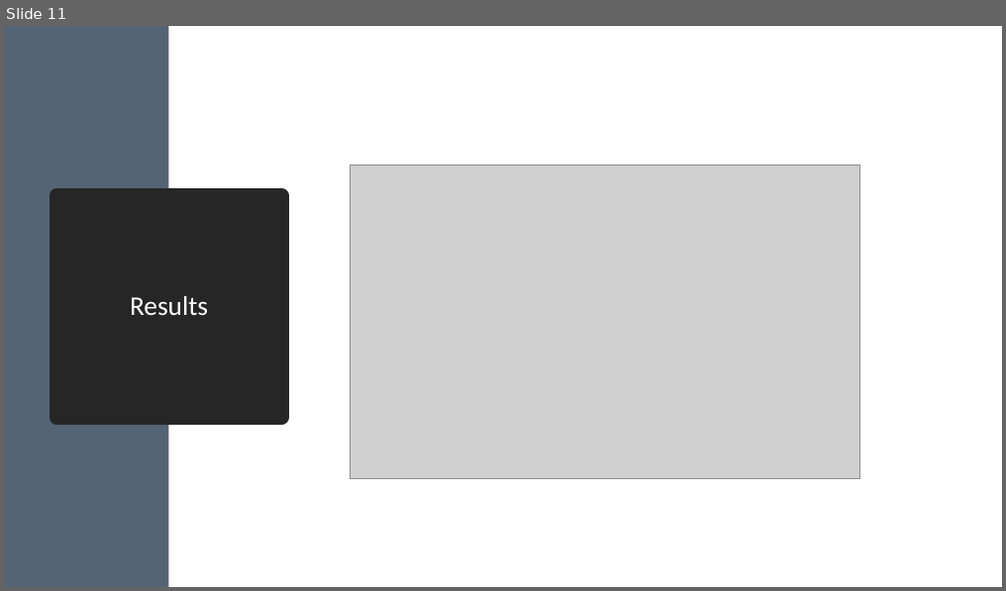
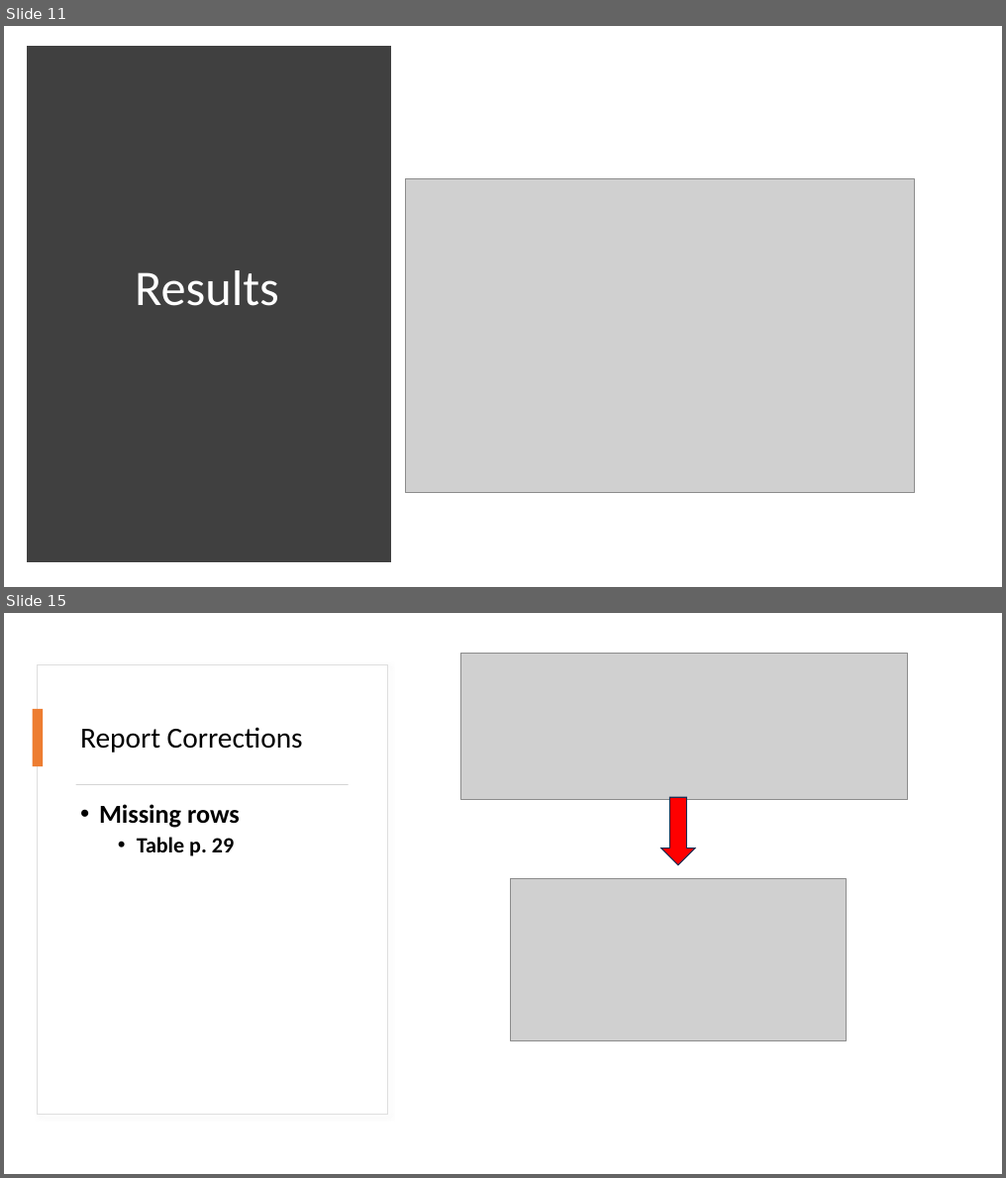
Before and after one commit to lleuch18/P9, a slide deck: Eksamensforberedelse/Fremlæggelse.pptx. Shown one above the other, each under a label of ours: slide 11 before the commit, slides 11 and 15 after it; the slides between them are not shown. The pictures are 1006x591 and 1006x1178 pixels, drawn with LibreOffice and Linux fonts; fonts in the diff are those of the drawing; grey boxes stand for pictures. Boxes give left, top, right and bottom in pixels: in the first picture for what was removed or moved away, otherwise in the second. Text is boxed around its words. In the diff, an @@ line names an element or a change of style, - is before the commit and + after.

```diff
--- a/Eksamensforberedelse/Fremlæggelse.pptx
+++ b/Eksamensforberedelse/Fremlæggelse.pptx
@@ slide 15 added at (x1=4, y1=613, x2=1002, y2=1174), background #FFFFFF @@
@@ rectangle added at (x1=38, y1=664, x2=388, y2=1115), fill #FFFFFF, outline #DEDEDE 0.75 pt @@
@@ picture added at (x1=460, y1=654, x2=908, y2=799) @@
@@ rectangle added at (x1=33, y1=709, x2=43, y2=766), fill #ED7D31 @@
@@ title added at (x1=80, y1=727, x2=303, y2=753), 28 pt, text #000000 @@
+Report Corrections
@@ rectangle added at (x1=76, y1=784, x2=349, y2=785), fill #D5D5D5 @@
@@ text added at (x1=99, y1=804, x2=240, y2=857), 25 pt, text #000000, bold @@
+• Missing rows
+  • Table p. 29
@@ right arrow added at (x1=661, y1=797, x2=695, y2=865), fill #FF0000, outline #1E3256 1 pt @@
@@ picture added at (x1=511, y1=878, x2=846, y2=1042) @@
@@ slide 11 changed as well @@
@@ rectangle removed at (x1=4, y1=26, x2=168, y2=587) @@
@@ rectangle added at (x1=32, y1=52, x2=386, y2=558), fill #404040, outline #404040 10 pt @@
@@ title "Results" resized from (x1=56, y1=196, x2=282, y2=417) to (x1=64, y1=86, x2=350, y2=493) @@
@@ title "Results" at (x1=64, y1=86, x2=350, y2=493): size 26 to 48 pt; fill #262626 to none; outline #262626 13.75 pt to none @@
@@ picture moved from (x1=350, y1=165, x2=859, y2=478) to (x1=405, y1=178, x2=915, y2=493) @@
```
Also in this commit, not shown: 10 other slides changed, 13 other slides added, 3 slides removed, 4 other files.
